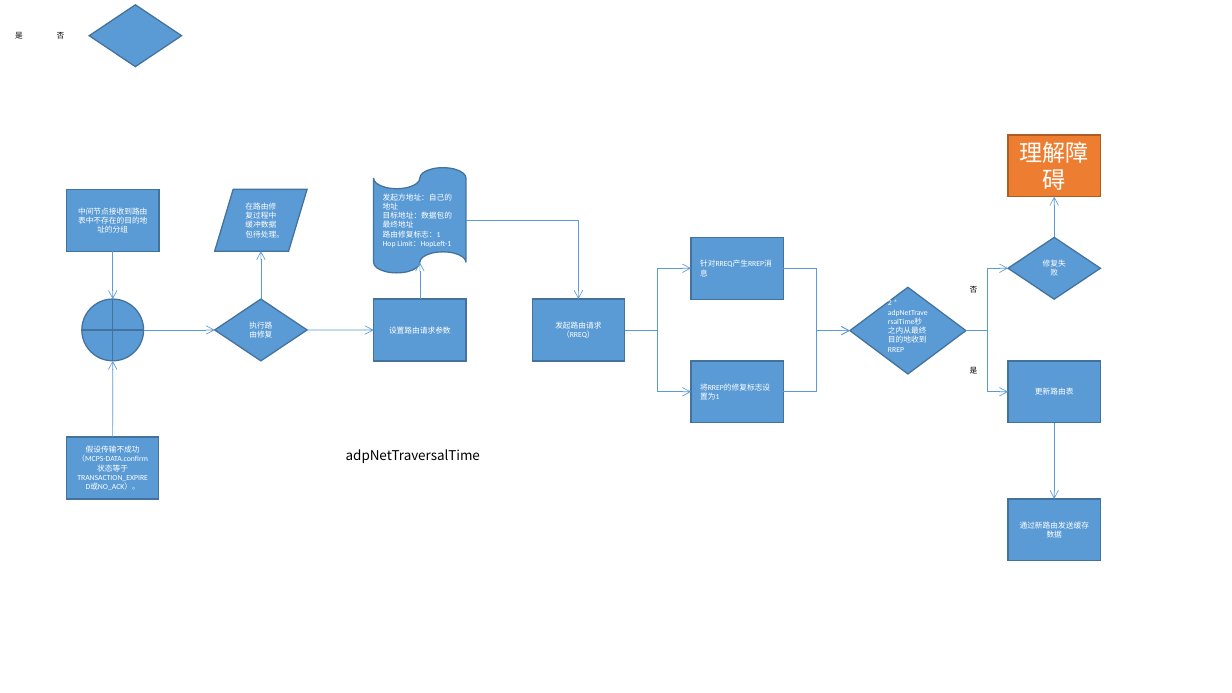
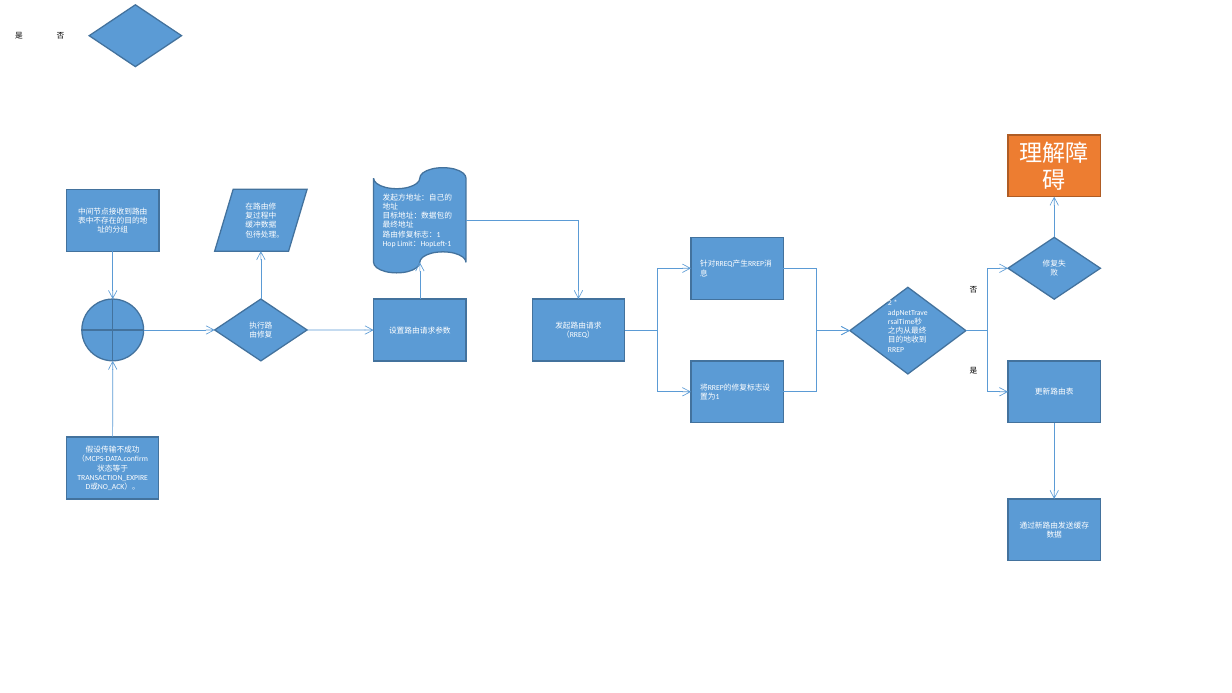
Before and after one commit to AuspiciousChan1/DocumentsStorage, a slide deck: slide 3 of 流程图.pptx. Drawn at 1232x693 pixels with LibreOffice and Linux fonts; fonts in the diff are those of the drawing. Boxes give left, top, right and bottom in pixels: in the first picture for what was removed or moved away, otherwise in the second. Text is boxed around its words. In the diff, an @@ line names an element or a change of style, - is before the commit and + after.

```diff
--- a/流程图.pptx
+++ b/流程图.pptx
@@ text removed at bbox=[346, 449, 480, 463] @@
-adpNetTraversalTime
```
Also in this commit, not shown: 1 other slide changed, 2 other files.
